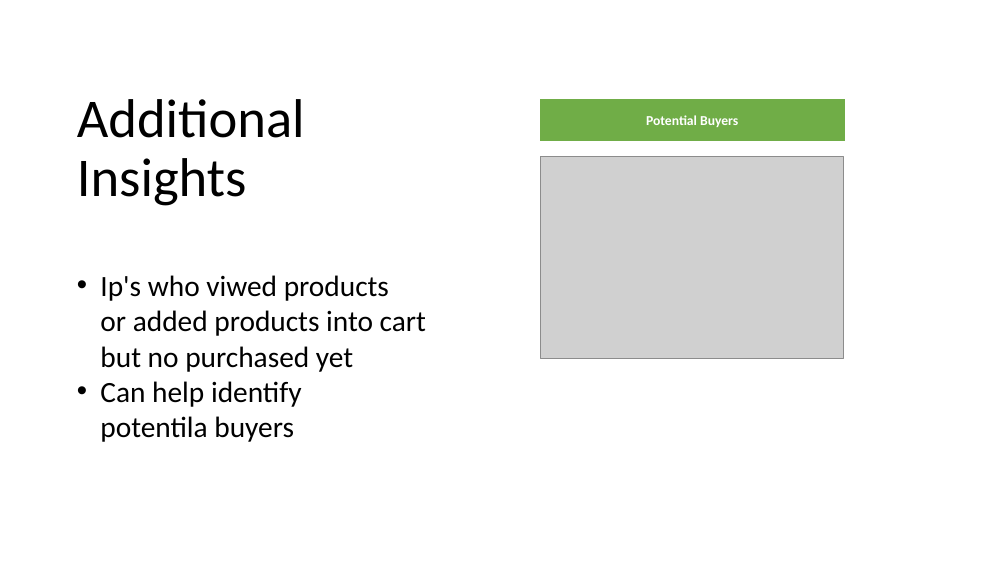
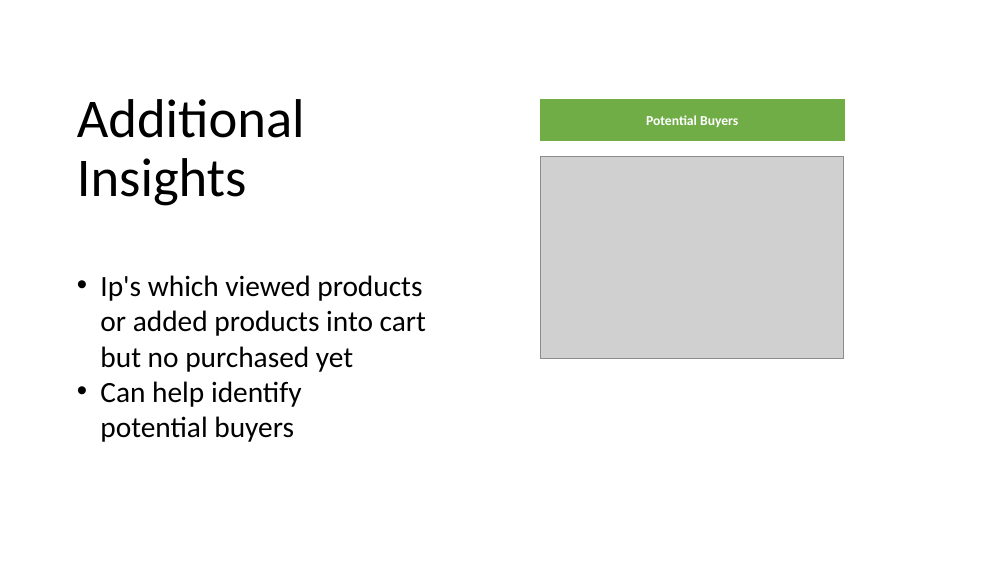
Before and after one commit to SonawaneMayur/HitAnalysis, a slide deck: slide 5 of doc/Hit_Data_Analysis.pptx. Drawn at 1008x567 pixels with LibreOffice and Linux fonts; fonts in the diff are those of the drawing; grey boxes stand for pictures. Boxes give left, top, right and bottom in pixels: in the first picture for what was removed or moved away, otherwise in the second. Text is boxed around its words. In the diff, an @@ line names an element or a change of style, - is before the commit and + after.

Commit message:
updated ppt

```diff
--- a/doc/Hit_Data_Analysis.pptx
+++ b/doc/Hit_Data_Analysis.pptx
@@ text at [100, 275, 426, 442]: text changed @@
-• Ip's who viwed products or added products into cart but no purchased yet
-• Can help identify potentila buyers
+• Ip's which viewed products or added products into cart but no purchased yet
+• Can help identify potential buyers
```
Also in this commit, not shown: 1 other slide changed.
